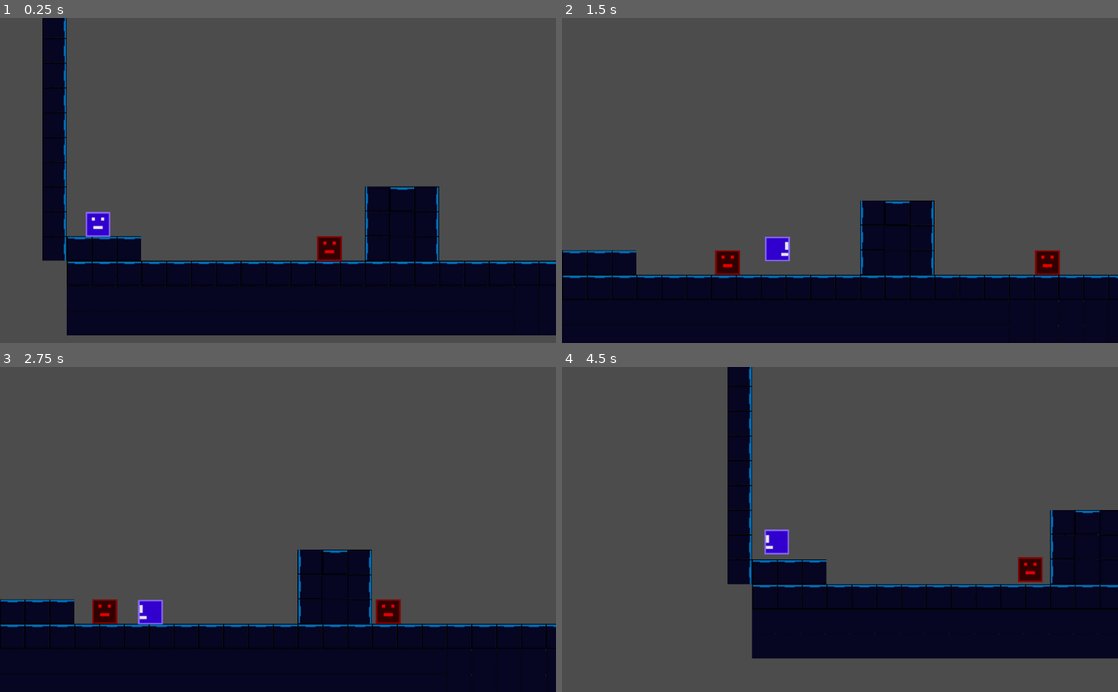
Above: before the commit, frames 1-4 (two rows, left to right).
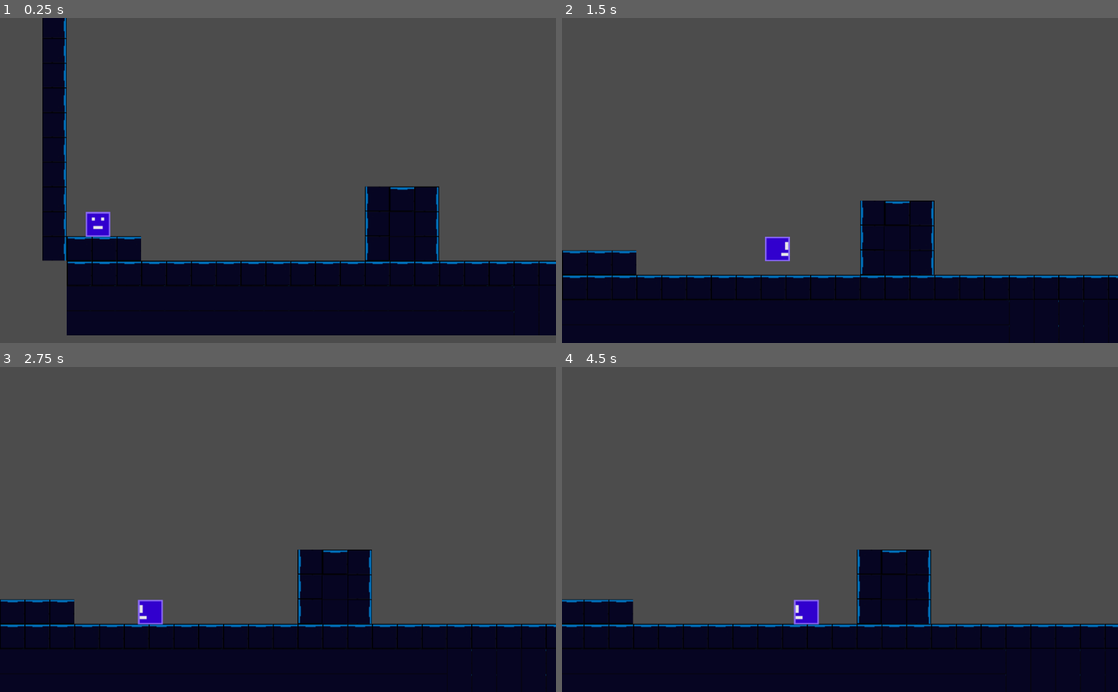
Above: after the commit, the same moments.

Repository: PedroHenriqueDevBR/Brave-Heroes
Game: Godot game, scene res://src/Levels/GenericLevel/GenericLevel.tscn
Two runs of this game, one before a commit and one after it. Both use one fixed random seed, a clock stepped at 60 frames per second and the inputs below.
Inputs:
- Up to frame 1 (0.25 s): no input
- Up to frame 2 (1.5 s): hold Right (ui_right) from 0.53 s (still down); tap Up (ui_up) at 0.77 s
- Up to frame 3 (2.75 s): tap Up (ui_up) at 1.52 s; release Right (ui_right) at 2.03 s; hold Left (ui_left) from 2.03 s (still down)
- Up to frame 4 (4.5 s): release Left (ui_left) at 2.78 s; hold Right (ui_right) 2.78-4.28 s; tap Up (ui_up) at 3.02, 3.77 s; hold Left (ui_left) from 4.28 s (still down)

The runs differ from the first frame. In frame 1, 0.3% of the frame differs, in the area x 57-62%, y 67-75%; in frame 2, 0.7%; in frame 3, 0.7%; in frame 4, 31%, in the area x 0-100%, y 0-100%.

Commit message:
feat: create a bird enemie

Diff:
--- /dev/null
+++ b/Brave-heroes/src/Actors/Bird/Bird.gd
@@ -0,0 +1,30 @@
+extends KinematicBody2D
+
+const speed: = Vector2(0.0, 100.0)
+var _velocity: = Vector2.ZERO
+var flown_height: = 0;
+export var max_heigth: = 100;
+export var init_on_top: = true
+
+
+func _ready() -> void:
+	set_physics_process(false)
+	if init_on_top:
+		_velocity.y = speed.y
+	else:
+		_velocity.y = -speed.y
+
+
+func _physics_process(delta: float) -> void:
+	if flown_height >= max_heigth:
+		_velocity  *= -1.0
+		flown_height = 0
+	flown_height += 1
+	_velocity = move_and_slide(_velocity)
+
+
+func _body_entered(body: Node) -> void:
+	if body.global_position.y > get_node("PlayerDetector").global_position.y:
+		return
+	get_node("CollisionShape2D").disabled = true
+	queue_free()
--- /dev/null
+++ b/Brave-heroes/src/Actors/Bird/Bird.tscn
@@ -0,0 +1,54 @@
+[gd_scene load_steps=7 format=2]
+
+[ext_resource path="res://assets/player/generic-player.png" type="Texture" id=1]
+[ext_resource path="res://src/Actors/Bird/Bird.gd" type="Script" id=2]
+
+[sub_resource type="AtlasTexture" id=1]
+flags = 4
+atlas = ExtResource( 1 )
+region = Rect2( 0, 0, 32, 32 )
+
+[sub_resource type="SpriteFrames" id=2]
+animations = [ {
+"frames": [ SubResource( 1 ) ],
+"loop": true,
+"name": "run",
+"speed": 9.0
+} ]
+
+[sub_resource type="RectangleShape2D" id=3]
+extents = Vector2( 15.8182, 15.7125 )
+
+[sub_resource type="RectangleShape2D" id=4]
+extents = Vector2( 13.9385, 3.10693 )
+
+[node name="Bird" type="KinematicBody2D"]
+collision_layer = 2
+collision_mask = 15
+script = ExtResource( 2 )
+
+[node name="AnimatedSprite" type="AnimatedSprite" parent="."]
+modulate = Color( 1, 0.654902, 0, 1 )
+position = Vector2( 0.330547, -0.220366 )
+frames = SubResource( 2 )
+animation = "run"
+playing = true
+
+[node name="CollisionShape2D" type="CollisionShape2D" parent="."]
+position = Vector2( 0.338373, -0.0011034 )
+shape = SubResource( 3 )
+
+[node name="VisibilityEnabler2D" type="VisibilityEnabler2D" parent="."]
+visible = false
+position = Vector2( 0, 6.62494 )
+process_parent = true
+physics_process_parent = true
+
+[node name="PlayerDetector" type="Area2D" parent="."]
+modulate = Color( 0.00392157, 0.0862745, 0.980392, 1 )
+collision_layer = 0
+
+[node name="CollisionShape2D" type="CollisionShape2D" parent="PlayerDetector"]
+position = Vector2( -0.0145912, -23.5495 )
+shape = SubResource( 4 )
+[connection signal="body_entered" from="PlayerDetector" to="." method="_body_entered"]
--- a/Brave-heroes/src/Actors/Player/Player.gd
+++ b/Brave-heroes/src/Actors/Player/Player.gd
@@ -4,7 +4,7 @@
 const JUMP_FORCE = -550
 const GRAVITY: = 1000
 const UP: = Vector2.UP
-const stomp_inpulse: = 300
+const stomp_inpulse: = 500
 var _velocity: = Vector2.ZERO
 var is_on_wather: = false
 var hp: = 2
--- a/Brave-heroes/src/Levels/GenericLevel/GenericLevel.tscn
+++ b/Brave-heroes/src/Levels/GenericLevel/GenericLevel.tscn
@@ -2,7 +2,7 @@
 
 [ext_resource path="res://assets/map/generic-map.tres" type="TileSet" id=1]
 [ext_resource path="res://src/Actors/Player/Player.tscn" type="PackedScene" id=2]
-[ext_resource path="res://src/Actors/GenericEnemie/Enemie.tscn" type="PackedScene" id=3]
+[ext_resource path="res://src/Actors/Bird/Bird.tscn" type="PackedScene" id=3]
 
 [node name="GenericLevel" type="Node2D"]
 
@@ -17,46 +17,5 @@
 
 [node name="enemies" type="Node2D" parent="."]
 
-[node name="Enemie" parent="enemies" instance=ExtResource( 3 )]
-position = Vector2( 361.5, 492.713 )
-max_walk = 150
-
-[node name="Enemie2" parent="enemies" instance=ExtResource( 3 )]
-position = Vector2( 718.79, 491.815 )
-max_walk = 150
-
-[node name="Enemie3" parent="enemies" instance=ExtResource( 3 )]
-position = Vector2( 1302.63, 493.042 )
-max_walk = 150
-
-[node name="Enemie4" parent="enemies" instance=ExtResource( 3 )]
-position = Vector2( 1476.65, 366.147 )
-max_walk = 150
-
-[node name="Enemie5" parent="enemies" instance=ExtResource( 3 )]
-position = Vector2( 2382.83, 484.511 )
-max_walk = 300
-
-[node name="Enemie6" parent="enemies" instance=ExtResource( 3 )]
-position = Vector2( 2504.53, 446.021 )
-max_walk = 300
-
-[node name="Enemie7" parent="enemies" instance=ExtResource( 3 )]
-position = Vector2( 2638.61, 329.678 )
-max_walk = 300
-
-[node name="Enemie8" parent="enemies" instance=ExtResource( 3 )]
-position = Vector2( 3163.47, 494.303 )
-max_walk = 300
-
-[node name="Enemie9" parent="enemies" instance=ExtResource( 3 )]
-position = Vector2( 4288.35, 396.466 )
-max_walk = 200
-
-[node name="Enemie10" parent="enemies" instance=ExtResource( 3 )]
-position = Vector2( 4705.99, 268.591 )
-max_walk = 400
-
-[node name="Enemie11" parent="enemies" instance=ExtResource( 3 )]
-position = Vector2( 5517.52, 493.267 )
-max_walk = 500
+[node name="Bird" parent="enemies" instance=ExtResource( 3 )]
+position = Vector2( 1876.56, 333.361 )
